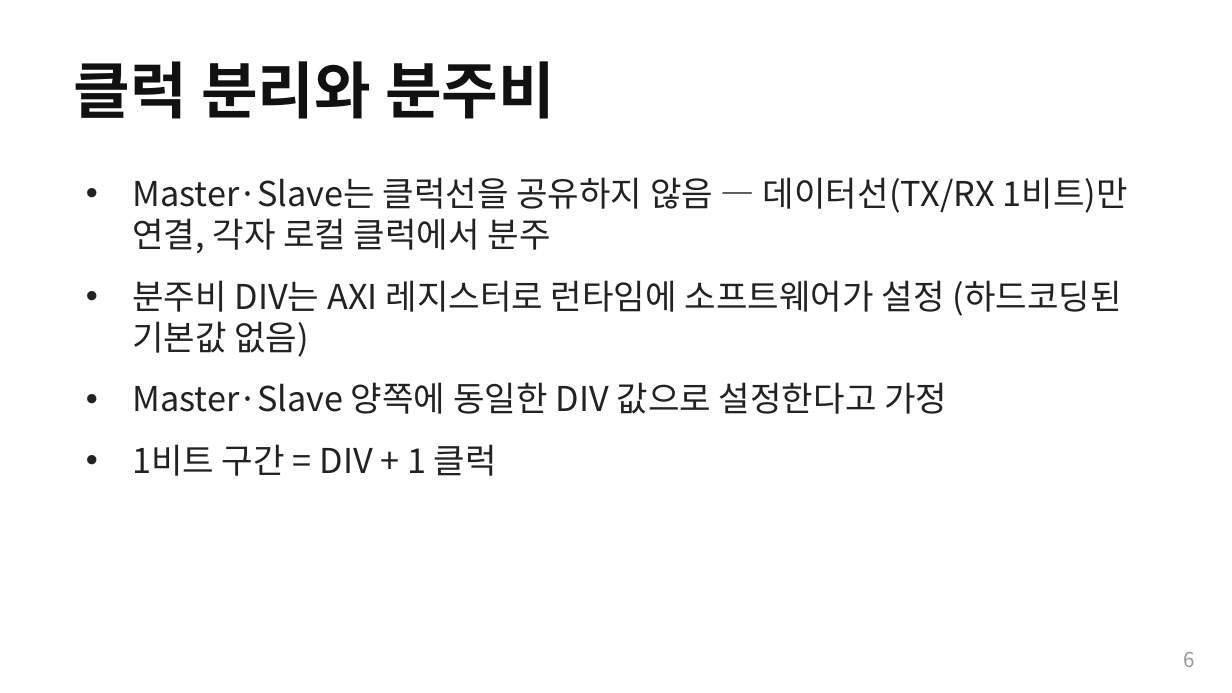
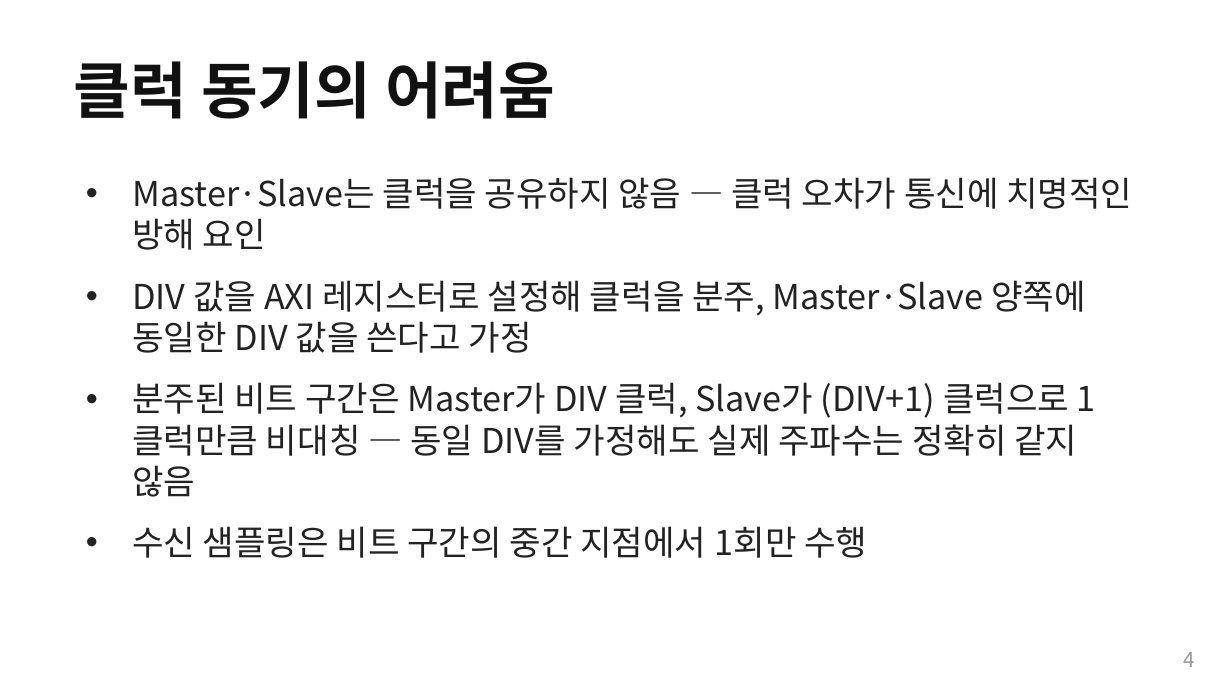
Before and after one commit to Woodong02/SoC_Design_and_Programming, a slide deck: slide 4 of section3_part2_internals.pptx (slide 6 before the commit). Drawn at 1232x693 pixels with LibreOffice and Linux fonts; fonts in the diff are those of the drawing. Boxes give left, top, right and bottom in pixels: in the first picture for what was removed or moved away, otherwise in the second. Text is boxed around its words. In the diff, an @@ line names an element or a change of style, - is before the commit and + after.

```diff
--- a/section3_part2_internals.pptx
+++ b/section3_part2_internals.pptx
@@ text at <box>74,61,555,119</box>: text changed @@
-클럭 분리와 분주비
+클럭 동기의 어려움
@@ text at <box>132,177,1132,558</box>: text changed @@
-• Master·Slave는 클럭선을 공유하지 않음 — 데이터선(TX/RX 1비트)만 연결, 각자 로컬 클럭에서 분주
-• 분주비 DIV는 AXI 레지스터로 런타임에 소프트웨어가 설정 (하드코딩된 기본값 없음)
-• Master·Slave 양쪽에 동일한 DIV 값으로 설정한다고 가정
-• 1비트 구간 = DIV + 1 클럭
+• Master·Slave는 클럭을 공유하지 않음 — 클럭 오차가 통신에 치명적인 방해 요인
+• DIV 값을 AXI 레지스터로 설정해 클럭을 분주, Master·Slave 양쪽에 동일한 DIV 값을 쓴다고 가정
+• 분주된 비트 구간은 Master가 DIV 클럭, Slave가 (DIV+1) 클럭으로 1클럭만큼 비대칭 — 동일 DIV를 가정해도 실제 주파수는 정확히 같지 않음
+• 수신 샘플링은 비트 구간의 중간 지점에서 1회만 수행
@@ text at <box>1184,652,1195,667</box>: text changed @@
-6
+4
```
Also in this commit, not shown: 4 other slides changed, 2 slides added, 4 slides removed, 5 other files.
